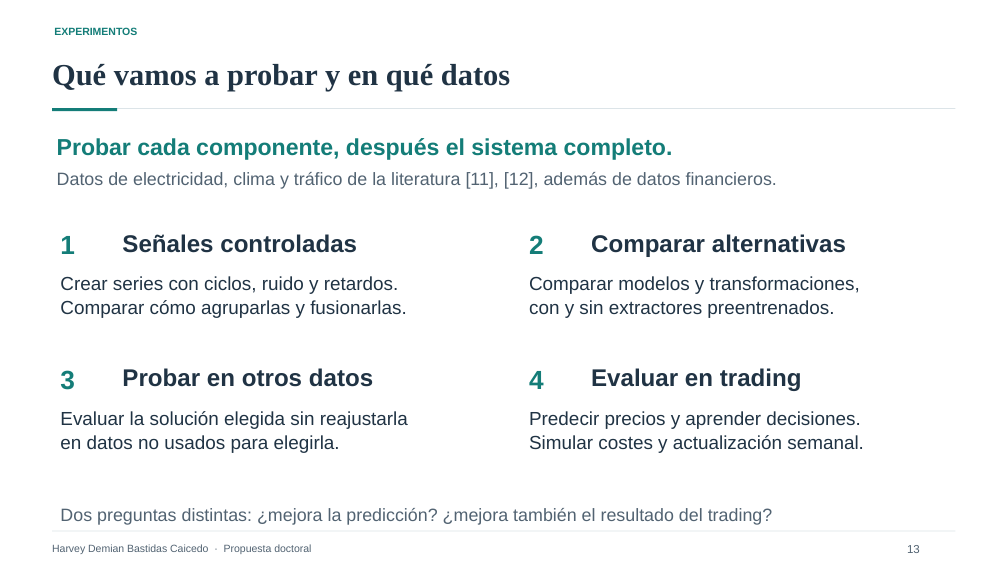
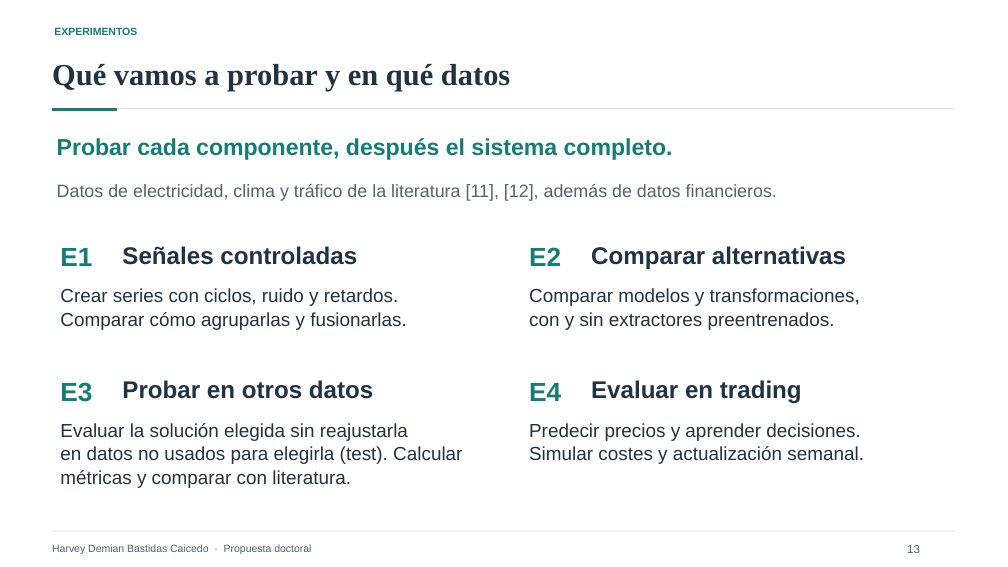
Before and after one commit to harveybc/predictor, a slide deck: slide 13 of docs/presentacion_entrevista_postulacion_doctoral_revisada.pptx. Drawn at 1008x567 pixels with LibreOffice and Linux fonts; fonts in the diff are those of the drawing. Boxes give left, top, right and bottom in pixels: in the first picture for what was removed or moved away, otherwise in the second. Text is boxed around its words. In the diff, an @@ line names an element or a change of style, - is before the commit and + after.

```diff
--- a/docs/presentacion_entrevista_postulacion_doctoral_revisada.pptx
+++ b/docs/presentacion_entrevista_postulacion_doctoral_revisada.pptx
@@ text "Datos de electricidad, clima y ...": place and size @@
-text "Datos de electricidad, clima y ..." at (57, 172, 777, 189)
+text "Datos de electricidad, clima y ..." at (57, 184, 777, 201)
@@ text removed at (60, 236, 75, 254) @@
-1
@@ text removed at (529, 235, 544, 254) @@
-2
@@ text added at (60, 248, 92, 266), 25 pt, text #147D78, bold @@
+E1
@@ text added at (529, 247, 561, 266), 25 pt, text #147D78, bold @@
+E2
@@ text removed at (60, 370, 75, 390) @@
-3
@@ text added at (60, 382, 92, 402), 25 pt, text #147D78, bold @@
+E3
@@ text removed at (529, 371, 544, 389) @@
-4
@@ text added at (529, 383, 561, 401), 25 pt, text #147D78, bold @@
+E4
@@ 8 texts: place and size @@
-8 texts at (60, 234, 864, 453)
+8 texts at (60, 246, 864, 488)
@@ text at (60, 446, 462, 488): text changed @@
-en datos no usados para elegirla.
+en datos no usados para elegirla (test). Calcular métricas y comparar con literatura.
@@ text removed at (60, 508, 773, 525) @@
-Dos preguntas distintas: ¿mejora la predicción? ¿mejora también el resultado del trading?
```
Also in this commit, not shown: 10 other slides changed, 4 other files.
